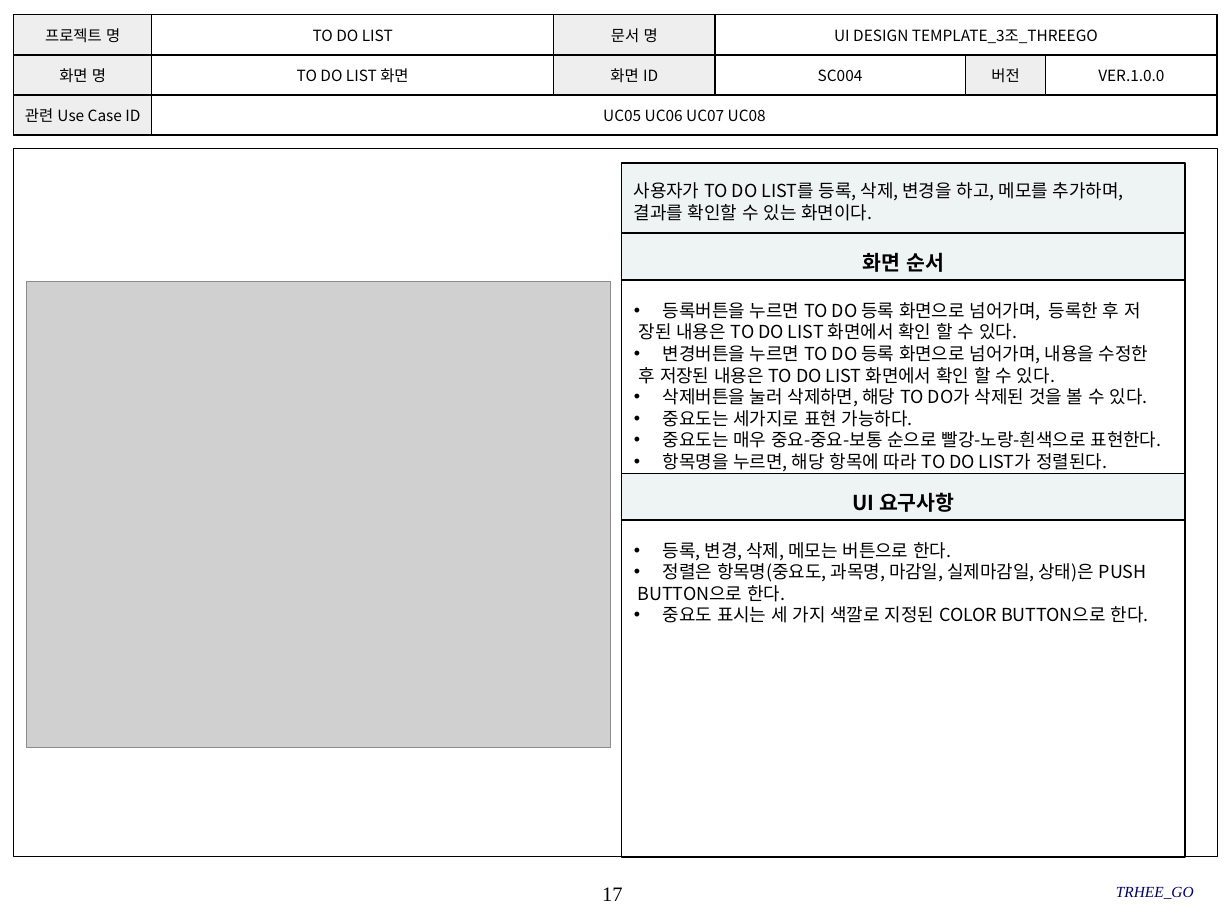
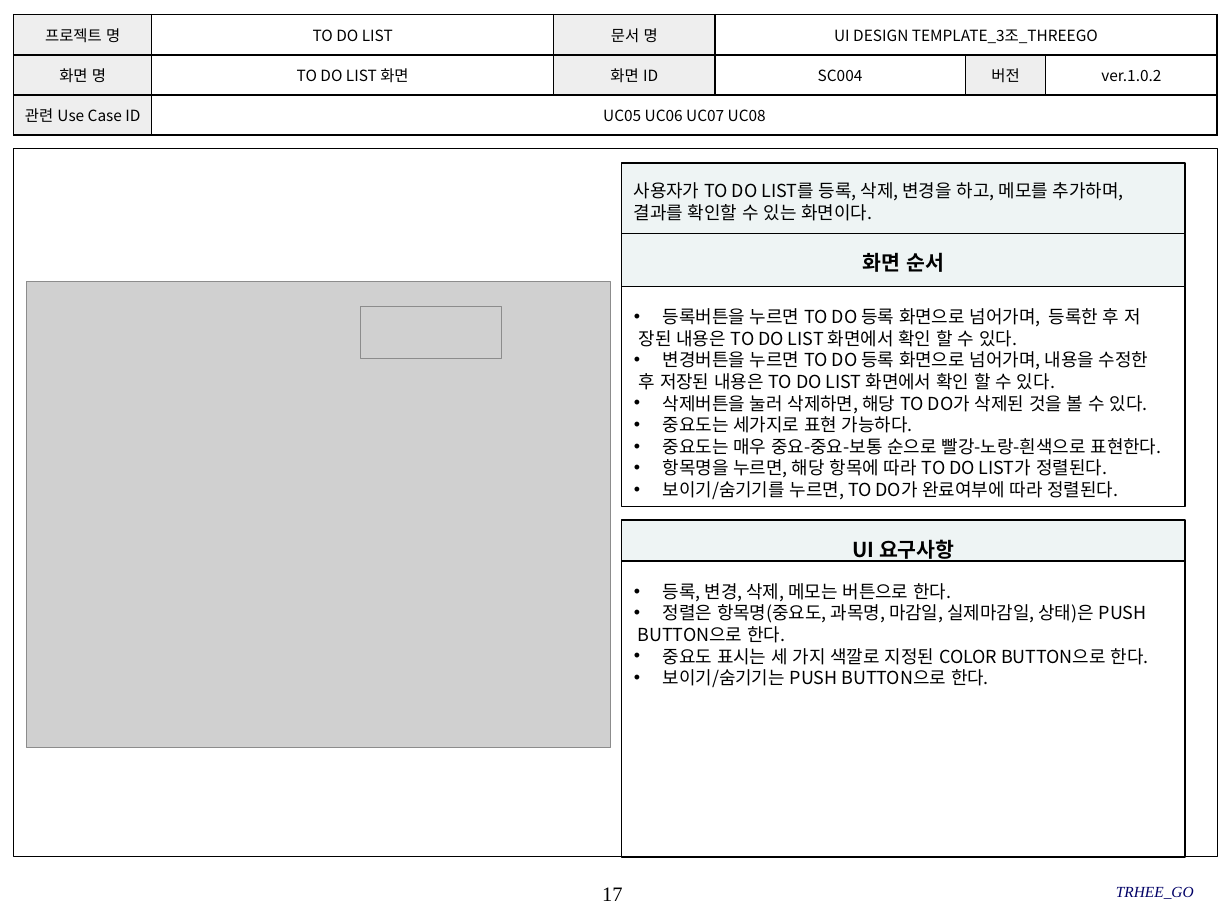
Before and after one commit to SMU-SE-Admin/18-1_3_THREEGO_Doc, a slide deck: slide 17 of 03 설계/UI Design Template_3조_THREEGO.pptx. Drawn at 1232x924 pixels with LibreOffice and Linux fonts; fonts in the diff are those of the drawing; grey boxes stand for pictures; background and template pictures are left out. Boxes give left, top, right and bottom in pixels: in the first picture for what was removed or moved away, otherwise in the second. Text is boxed around its words. In the diff, an @@ line names an element or a change of style, - is before the commit and + after.

```diff
--- a/03 설계/UI Design Template_3조_THREEGO.pptx
+++ b/03 설계/UI Design Template_3조_THREEGO.pptx
@@ table at (x1=14, y1=15, x2=1216, y2=136) @@
-row 2, column 6: VER.1.0.0
+row 2, column 6: ver.1.0.2
@@ rectangle "화면 순서" resized from (x1=622, y1=233, x2=1186, y2=280) to (x1=622, y1=233, x2=1186, y2=286) @@
@@ rectangle "등록버튼을 누르면 TO DO 등록 ..." resized from (x1=622, y1=280, x2=1186, y2=473) to (x1=622, y1=287, x2=1186, y2=508) @@
@@ picture added at (x1=361, y1=307, x2=503, y2=360) @@
@@ text in rectangle at (x1=663, y1=477, x2=1118, y2=500): paragraph added @@
+• 보이기/숨기기를 누르면, TO DO가 완료여부에 따라 정렬된다.
@@ rectangle "UI 요구사항" resized from (x1=622, y1=473, x2=1186, y2=520) to (x1=622, y1=520, x2=1186, y2=561) @@
@@ rectangle "등록, 변경, 삭제, 메모는 버튼으로 ..." resized from (x1=622, y1=520, x2=1186, y2=857) to (x1=622, y1=561, x2=1186, y2=857) @@
@@ text in rectangle at (x1=663, y1=669, x2=989, y2=687): paragraph added @@
+• 보이기/숨기기는 PUSH BUTTON으로 한다.
```
Also in this commit, not shown: 22 other slides changed.
